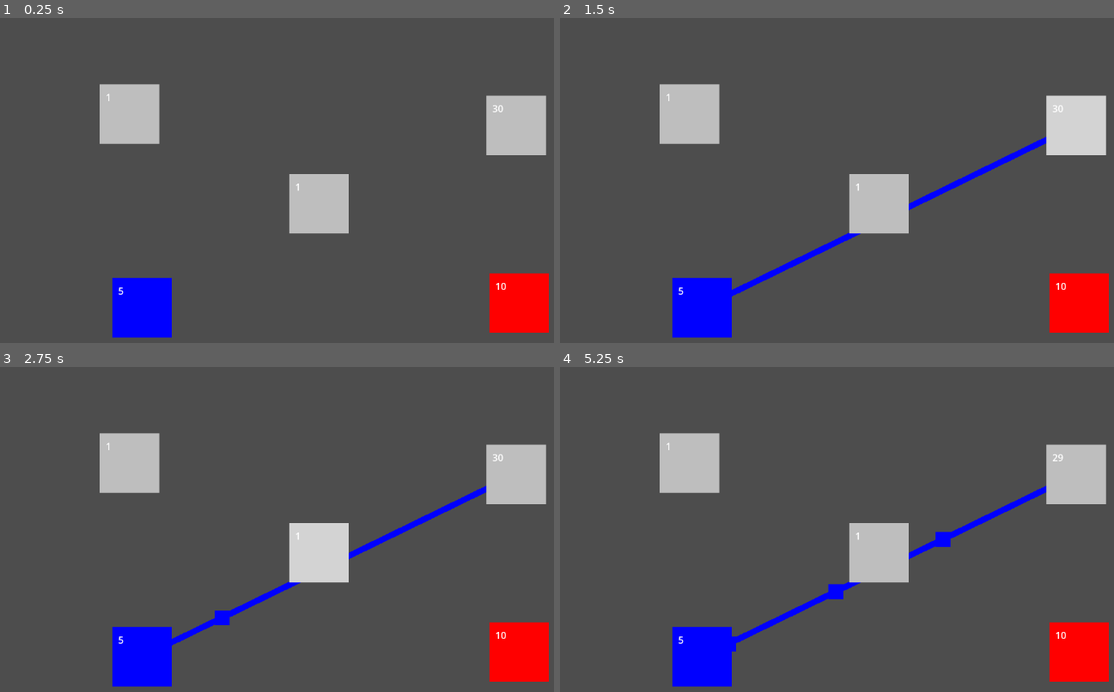
Above: before the commit, frames 1-4 (two rows, left to right).
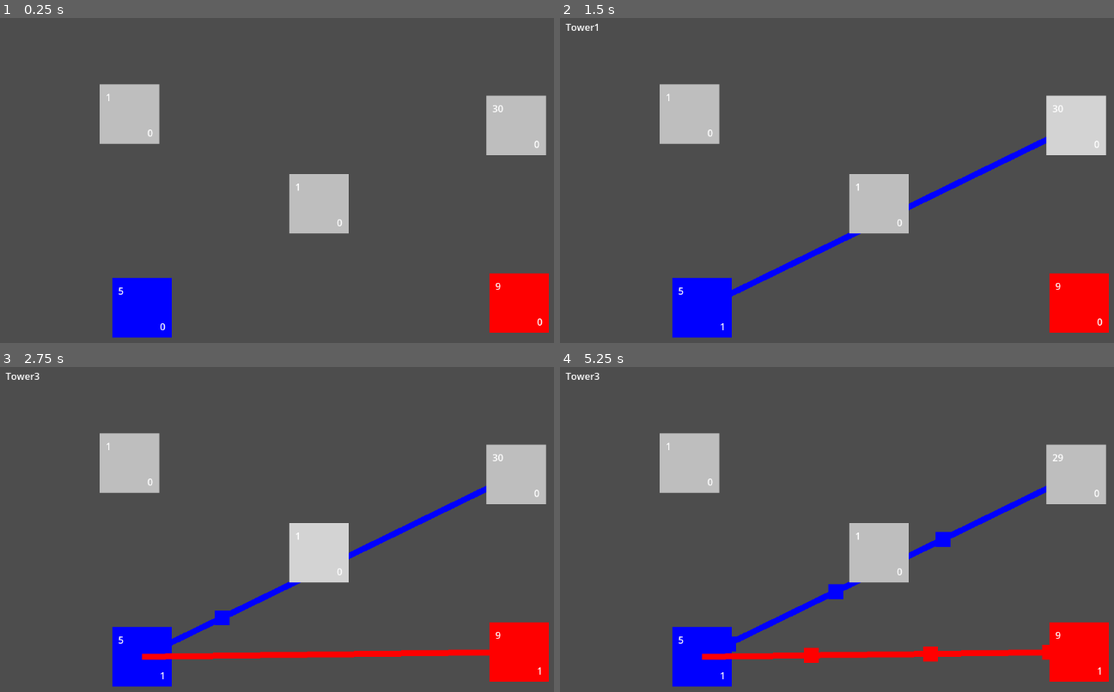
Above: after the commit, the same moments.

Repository: subpar-software/terrible-game-1
Game: Godot game, scene res://scenes/game_scene.tscn
Two runs of this game, one before a commit and one after it. Both use one fixed random seed, a clock stepped at 60 frames per second and the inputs below.
Inputs (mouse positions are in pixels of both pictures, inside the frame that each line leads up to):
- Up to frame 1 (0.25 s): no input
- Up to frame 2 (1.5 s): tap Enter at 0.5 s; move the mouse to (704, 307) at 0.52 s; click (704, 307) at 0.67 s; tap Space at 1.25 s; move the mouse to (1075, 125) at 1.27 s; click (1075, 125) at 1.42 s
- Up to frame 3 (2.75 s): tap Enter at 2 s; move the mouse to (321, 552) at 2.02 s; click (321, 552) at 2.17 s
- Up to frame 4 (5.25 s): tap Space at 2.75 s; move the mouse to (1080, 653) at 2.77 s; click (1080, 653) at 2.92 s; move the mouse to (687, 464) at 3.52 s; click (687, 464) at 3.67 s; move the mouse to (681, 490) at 4.27 s; click (681, 490) at 4.42 s; move the mouse to (920, 549) at 5.02 s; click (920, 549) at 5.17 s

The runs differ from the first frame. In frame 1, 0.1% of the frame differs, in the area x 26-98%, y 34-97%; in frame 2, 0.2%; in frame 3, 1.4%; in frame 4, 1.6%, in the area x 0-98%, y 1-97%.

Commit message:
Looks like I was doing some refactoring

Diff:
--- a/scenes/game_scene.tscn
+++ b/scenes/game_scene.tscn
@@ -21,7 +21,21 @@
 [node name="Tower4" parent="Towers" instance=ExtResource("2_i3dvw")]
 position = Vector2(896, 497)
 controller = "Enemy"
-level = 10
+level = 9
 
 [node name="Tower5" parent="Towers" instance=ExtResource("2_i3dvw")]
 position = Vector2(242, 179)
+
+[node name="Info" type="Node" parent="."]
+
+[node name="Label2" type="Label" parent="Info"]
+offset_left = 182.0
+offset_top = 21.0
+offset_right = 316.0
+offset_bottom = 84.0
+
+[node name="Label" type="Label" parent="Info"]
+offset_left = 34.0
+offset_top = 21.0
+offset_right = 168.0
+offset_bottom = 84.0
--- a/scenes/tower/tower.gd
+++ b/scenes/tower/tower.gd
@@ -1,17 +1,16 @@
 extends Node2D
 
-signal tower_selected
-signal tower_deselected
+signal selected
 
 @export var controller: String = "None"
 @export var level: int = 1
 var controller_color
 var controller_selected_color
 
-var selected: bool = false
+var is_selected: bool = false
 
 var max_dudes = 1
-var attacking = []
+var sending_dudes_to = []
 
 var attackable_towers = []
 
@@ -22,7 +21,7 @@
 
 func _ready():
 	var input_handler = get_tree().get_root().get_node("InputHandler")
-	input_handler.yo_getting_attacked.connect(_on_getting_attacked)
+	input_handler.send_dudes.connect(_on_sending_dudes)
 
 	if (controller == "Enemy"):
 		enemy_setup()
@@ -39,9 +38,10 @@
 func _process(_delta):
 	controller_color = ControllerColors.get_color[controller]
 	controller_selected_color = ControllerColors.get_selected_color[controller]
-	$Sprite2D.modulate = controller_selected_color if selected else controller_color
+	$Sprite2D.modulate = controller_selected_color if is_selected else controller_color
 
 	$LevelLabel.text = str(level)
+	$SendingLabel.text = str(sending_dudes_to.size())
 
 	queue_redraw()
 
@@ -50,49 +50,43 @@
 	if level >= 20:
 		max_dudes = 3
 
-	if enemy_take_action && controller == "Enemy" && enemy_decision_counter % 10 == 0 && attackable_towers.size() > 0:
+	if enemy_take_action && controller == "Enemy" && enemy_decision_counter % 2 == 0 && attackable_towers.size() > 0:
 		enemy_take_action = false
-		var last_tower = attackable_towers.pop_back()
-		attacking.append(last_tower)
+		if len(sending_dudes_to) < max_dudes:
+			var last_tower = attackable_towers.pop_back()
+			sending_dudes_to.append(last_tower)
 
 
 func _on_area_2d_input_event(_viewport, event, _shape_idx):
 	if event is InputEventMouseButton:
 		if event.button_index == MOUSE_BUTTON_LEFT and event.pressed:
-			# print("Left button was clicked at ", event.position)
-			selected = true
-			tower_selected.emit(self)
+			selected.emit(self)
 		if event.button_index == MOUSE_BUTTON_RIGHT and event.pressed:
-			selected = false
-			tower_deselected.emit(self)
-			attacking = []
+			sending_dudes_to = []
 
-# This should probably be in the input handler, not on each tower
-# I think that's why some towers are hard to click
+
 func _unhandled_input(event):
 	if event is InputEventMouseButton:
 		if event.button_index == MOUSE_BUTTON_LEFT and event.pressed:
-			selected = false
-			tower_deselected.emit(self)
+			is_selected = false
 
-
-func _on_getting_attacked(tower_attacking, tower_under_attack):
-	if self == tower_attacking:
-		if len(attacking) < max_dudes:
-			attacking.append(tower_under_attack)
+func _on_sending_dudes(sending_tower, recieving_tower):
+	if self == sending_tower:
+		if len(sending_dudes_to) < max_dudes:
+			sending_dudes_to.append(recieving_tower)
 
 
 func _draw():
 	var tower_center = Vector2(0, 0)
 	var line_width = 10.0
 
-	for tower in attacking:
+	for tower in sending_dudes_to:
 		var attack_tower_center = tower.global_position - global_position
 		draw_line(tower_center, attack_tower_center, controller_color, line_width)
 
 
 func _on_timer_timeout():
-	for tower in attacking:
+	for tower in sending_dudes_to:
 		var new_dude = dude.instantiate()
 		new_dude.setup(self, tower)
 		add_child(new_dude)
@@ -114,7 +108,7 @@
 		level -= 1
 		if level == 0:
 			controller = a_dude.controller
-			attacking = []
+			sending_dudes_to = []
 			if controller == "Enemy":
 				enemy_setup()
 
--- a/scenes/tower/tower.tscn
+++ b/scenes/tower/tower.tscn
@@ -8,18 +8,28 @@
 [node name="Tower" type="Node2D"]
 script = ExtResource("1_ef7ws")
 
-[node name="Sprite2D" type="Sprite2D" parent="."]
-texture = ExtResource("2_mmv3i")
-
 [node name="Area2D" type="Area2D" parent="."]
 
 [node name="CollisionShape2D" type="CollisionShape2D" parent="Area2D"]
 scale = Vector2(5, 5)
 shape = SubResource("RectangleShape2D_1fpj8")
 
+[node name="Sprite2D" type="Sprite2D" parent="."]
+texture = ExtResource("2_mmv3i")
+
 [node name="LevelLabel" type="RichTextLabel" parent="."]
 offset_left = -40.0
 offset_top = -40.0
+mouse_filter = 1
+text = "0"
+autowrap_mode = 0
+
+[node name="SendingLabel" type="RichTextLabel" parent="."]
+offset_left = 30.0
+offset_top = 20.0
+offset_right = 70.0
+offset_bottom = 60.0
+mouse_filter = 1
 text = "0"
 autowrap_mode = 0
 
--- a/scripts/input_handler.gd
+++ b/scripts/input_handler.gd
@@ -1,29 +1,56 @@
 extends Node
 
-signal yo_getting_attacked
+signal send_dudes
 
 var towers: Array[Node]
 
-var player_selected
-var other_selected
+var first_selected
+var second_selected
 
+var label
+var label2
 
 func _ready():
 	towers = get_node("../GameScene/Towers").get_children()
 	for tower in towers:
-		tower.tower_selected.connect(_on_tower_tower_selected)
+		tower.selected.connect(_on_tower_selected)
+
+	label = get_node("../GameScene/Info/Label")
+	label2 = get_node("../GameScene/Info/Label2")
+
+func _process(_delta):
+	if first_selected:
+		label.text = first_selected.name
+	if second_selected:
+		label2.text = second_selected.name
 
 
-func _on_tower_tower_selected(tower):
-	if tower.controller == "Player" && player_selected == null:
-		player_selected = tower
+func _on_tower_selected(tower):
+	deslect_all_towers()
+	tower.is_selected = true
+
+	if first_selected == null:
+		first_selected = tower
 		return
 
-	if player_selected != null:
-		other_selected = tower
+	if second_selected == null && first_selected.controller == "Player":
+		second_selected = tower
+		send_dudes.emit(first_selected, second_selected)
+		first_selected = null
+		second_selected = null
 
-		if player_selected != null:
-			yo_getting_attacked.emit(player_selected, other_selected)
 
-			player_selected = null
-			other_selected = null
+#	if tower.controller == "Player" && player_selected == null:
+#		player_selected = tower
+#		return
+#
+#	if player_selected != null:
+#		other_selected = tower
+#
+#		send_dudes.emit(player_selected, other_selected)
+#		player_selected = null
+#		#other_selected = null
+
+func deslect_all_towers():
+	for tower in towers:
+		tower.is_selected = false
